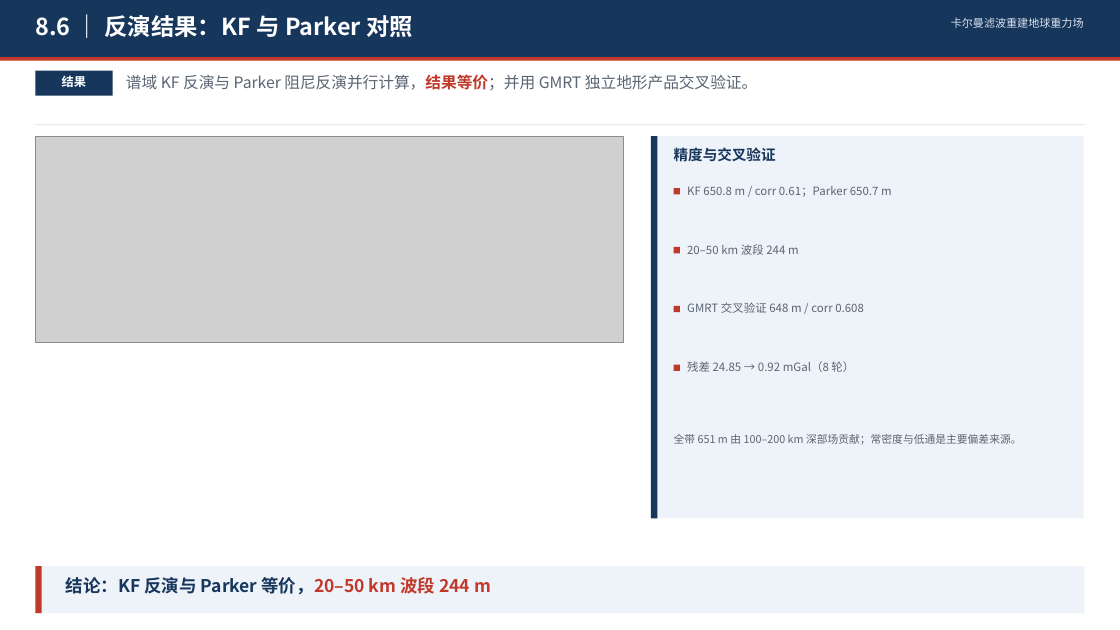
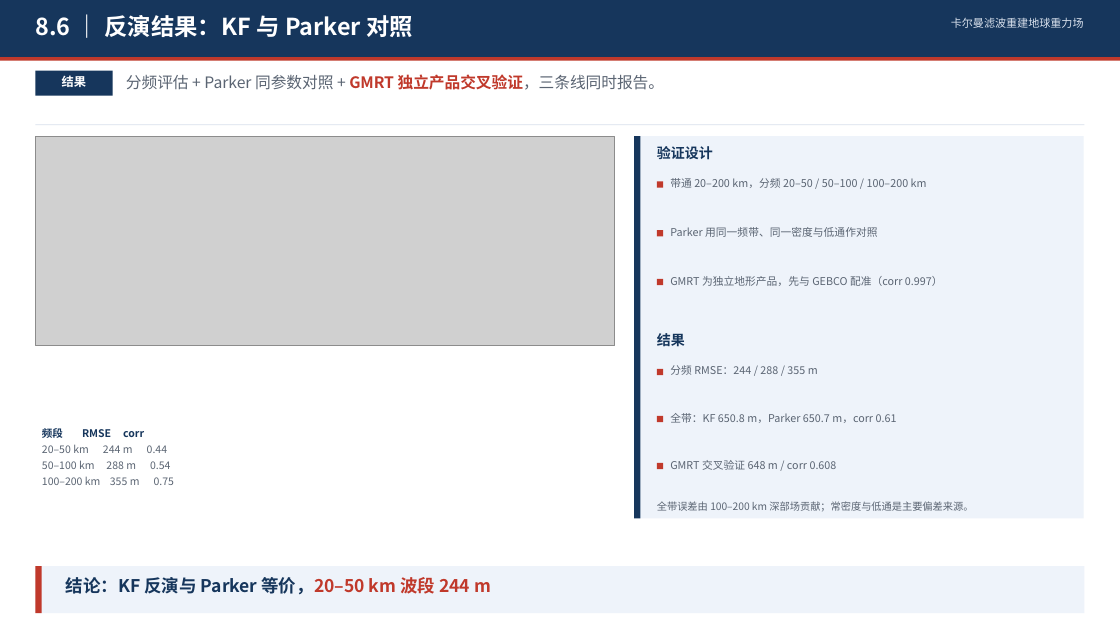
Before and after one commit to shuyunkai/kalman_gravity, a slide deck: slide 19 of ppt/卡尔曼滤波重建地球重力场_含研究内容.pptx. Drawn at 1120x630 pixels with LibreOffice and Linux fonts; fonts in the diff are those of the drawing; grey boxes stand for pictures. Boxes give left, top, right and bottom in pixels: in the first picture for what was removed or moved away, otherwise in the second. Text is boxed around its words. In the diff, an @@ line names an element or a change of style, - is before the commit and + after.

Commit message:
refactor: 主次改为 KF 支撑三项应用, 补强断层/反演验证
- 1.3 标题与文案: 用 KF 同时完成三项应用, 删除共用说法
- 8.5 验证设计+缓冲曲线+随机基线
- 8.6 分频/Parker/GMRT 三条线, 分频表
- 汇报稿 20 页

```diff
--- a/ppt/卡尔曼滤波重建地球重力场_含研究内容.pptx
+++ b/ppt/卡尔曼滤波重建地球重力场_含研究内容.pptx
@@ text at (x1=126, y1=74, x2=665, y2=90): text changed @@
-谱域 KF 反演与 Parker 阻尼反演并行计算，结果等价；并用 GMRT 独立地形产品交叉验证。
+分频评估 + Parker 同参数对照 + GMRT 独立产品交叉验证，三条线同时报告。
@@ picture resized from (x1=35, y1=136, x2=623, y2=343) to (x1=35, y1=136, x2=615, y2=346) @@
@@ rectangle resized from (x1=651, y1=136, x2=1084, y2=518) to (x1=634, y1=136, x2=1084, y2=518) @@
@@ rectangle moved from (x1=651, y1=136, x2=657, y2=518) to (x1=634, y1=136, x2=640, y2=518) @@
@@ text at (x1=657, y1=146, x2=713, y2=160): text changed; size 12.5 to 12 pt @@
-精度与交叉验证
+验证设计
@@ text added at (x1=670, y1=178, x2=927, y2=188), 9.2 pt, text #5B6573 @@
+带通 20–200 km，分频 20–50 / 50–100 / 100–200 km
@@ rectangle moved from (x1=674, y1=188, x2=680, y2=194) to (x1=657, y1=181, x2=663, y2=187) @@
@@ rectangle moved from (x1=674, y1=247, x2=680, y2=253) to (x1=657, y1=230, x2=663, y2=236) @@
@@ text added at (x1=670, y1=227, x2=877, y2=237), 9.2 pt, text #5B6573 @@
+Parker 用同一频带、同一密度与低通作对照
@@ text removed at (x1=687, y1=244, x2=799, y2=255) @@
-20–50 km 波段 244 m
@@ rectangle moved from (x1=674, y1=306, x2=680, y2=312) to (x1=657, y1=279, x2=663, y2=285) @@
@@ text added at (x1=670, y1=276, x2=943, y2=286), 9.2 pt, text #5B6573 @@
+GMRT 为独立地形产品，先与 GEBCO 配准（corr 0.997）
@@ text at (x1=657, y1=332, x2=685, y2=350): text changed; size 9.8 to 12 pt; text colour #5B6573 to #16365C; bold on @@
-残差 24.85 → 0.92 mGal（8 轮）
+结果
@@ rectangle moved from (x1=674, y1=365, x2=680, y2=371) to (x1=657, y1=369, x2=663, y2=375) @@
@@ text added at (x1=670, y1=365, x2=818, y2=375), 9.2 pt, text #5B6573 @@
+分频 RMSE：244 / 288 / 355 m
@@ rectangle added at (x1=657, y1=416, x2=663, y2=422), fill #C0392B @@
@@ text at (x1=670, y1=413, x2=897, y2=423): text changed; size 9.8 to 9.2 pt @@
-KF 650.8 m / corr 0.61；Parker 650.7 m
+全带：KF 650.8 m，Parker 650.7 m，corr 0.61
@@ text added at (x1=42, y1=427, x2=174, y2=485), 9 pt, text #5B6573 @@
+频段 RMSE corr
+20–50 km 244 m 0.44
+50–100 km 288 m 0.54
+100–200 km 355 m 0.75
@@ rectangle added at (x1=657, y1=463, x2=663, y2=469), fill #C0392B @@
@@ text "GMRT 交叉验证 648 m / ..." moved from (x1=687, y1=302, x2=864, y2=313) to (x1=670, y1=460, x2=837, y2=470) @@
@@ text "GMRT 交叉验证 648 m / ..." at (x1=670, y1=460, x2=837, y2=470): size 9.8 to 9.2 pt @@
@@ text at (x1=657, y1=501, x2=973, y2=512): text changed; size 9.2 to 8.8 pt @@
-全带 651 m 由 100–200 km 深部场贡献；常密度与低通是主要偏差来源。
+全带误差由 100–200 km 深部场贡献；常密度与低通是主要偏差来源。
```
Also in this commit, not shown: 2 other slides changed, 4 other files.
